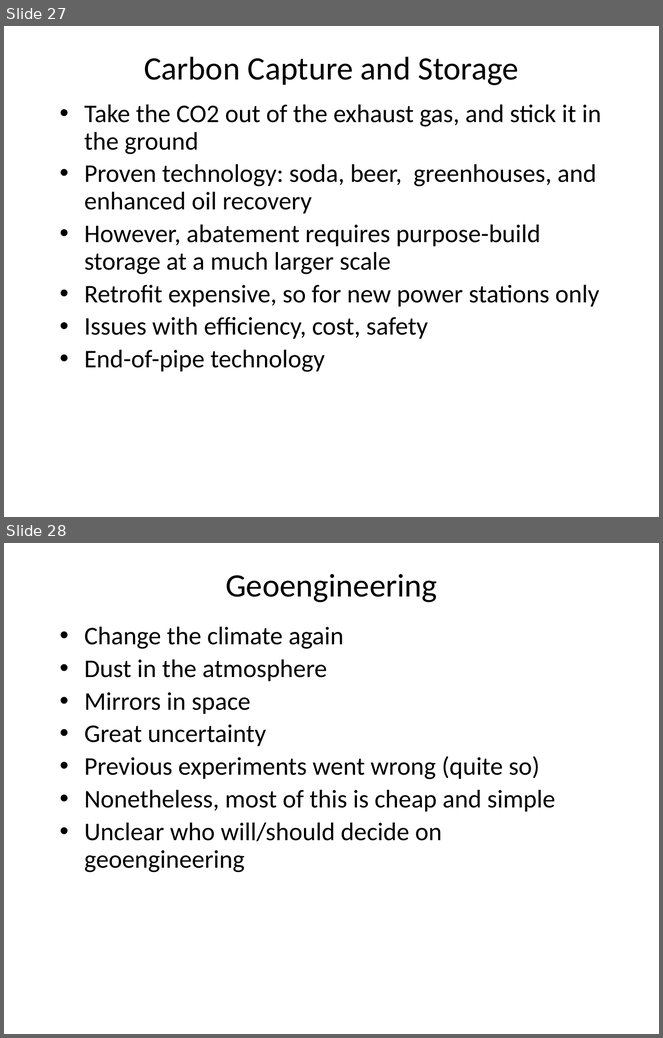
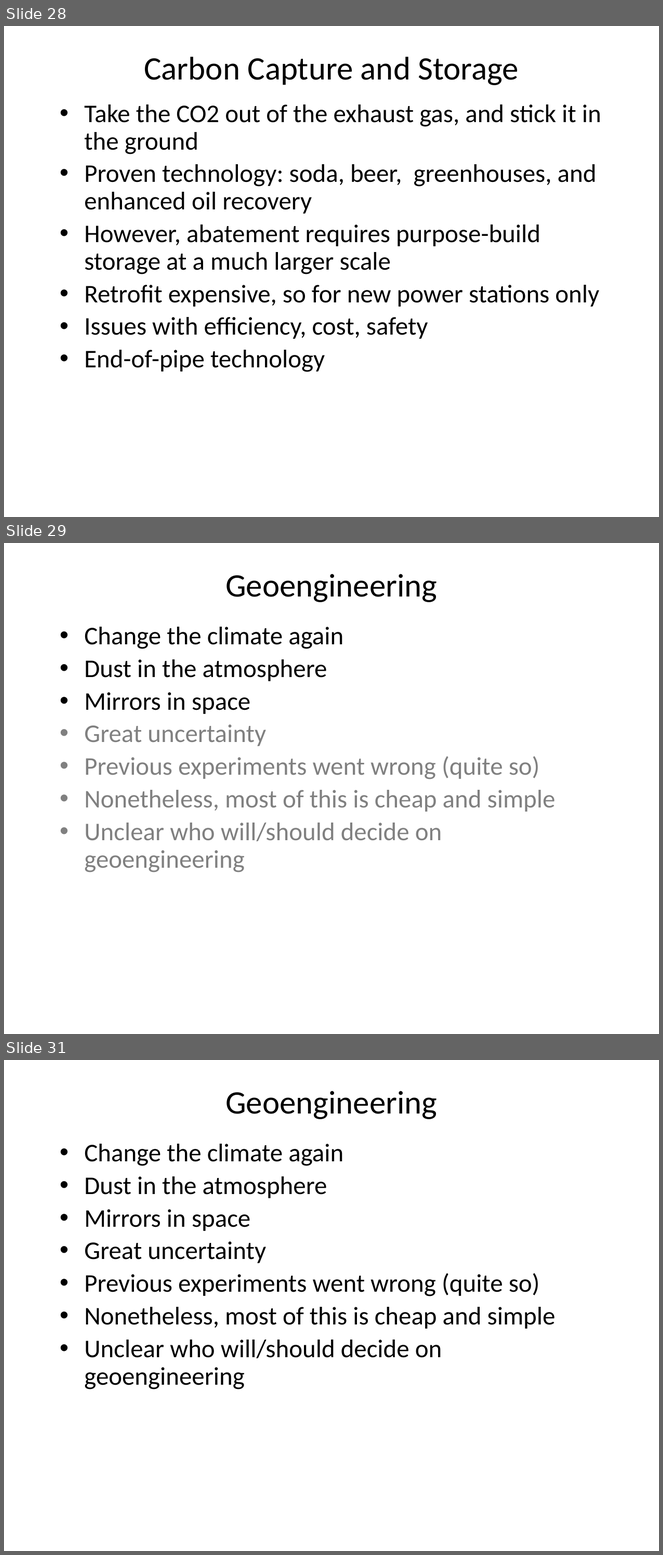
Before and after one commit to rtol/ClimateEconomics, a slide deck: cceug2 scenarios.pptx. Shown one above the other, each under a label of ours: slides 27 and 28 before the commit, slides 28, 29 and 31 after it; the slides between them are not shown. The pictures are 663x1038 and 663x1555 pixels, drawn with LibreOffice and Linux fonts; fonts in the diff are those of the drawing. Boxes give left, top, right and bottom in pixels: in the first picture for what was removed or moved away, otherwise in the second. Text is boxed around its words. In the diff, an @@ line names an element or a change of style, - is before the commit and + after.

```diff
--- a/cceug2 scenarios.pptx
+++ b/cceug2 scenarios.pptx
@@ slide 29 added at (x1=4, y1=543, x2=659, y2=1034), background #FFFFFF @@
@@ title added at (x1=226, y1=574, x2=437, y2=602), 36 pt, text #000000 @@
+Geoengineering
@@ text added at (x1=84, y1=627, x2=556, y2=873), 28 pt, text #808080 @@
+• Change the climate again
+• Dust in the atmosphere
+• Mirrors in space
+• Great uncertainty
+• Previous experiments went wrong (quite so)
+• Nonetheless, most of this is cheap and simple
+• Unclear who will/should decide on geoengineering
@@ what was slide 27 is now slide 28 @@
@@ what was slide 28 is now slide 31 @@
```
Also in this commit, not shown: 4 slides changed, 2 other slides added, 7 other files.
